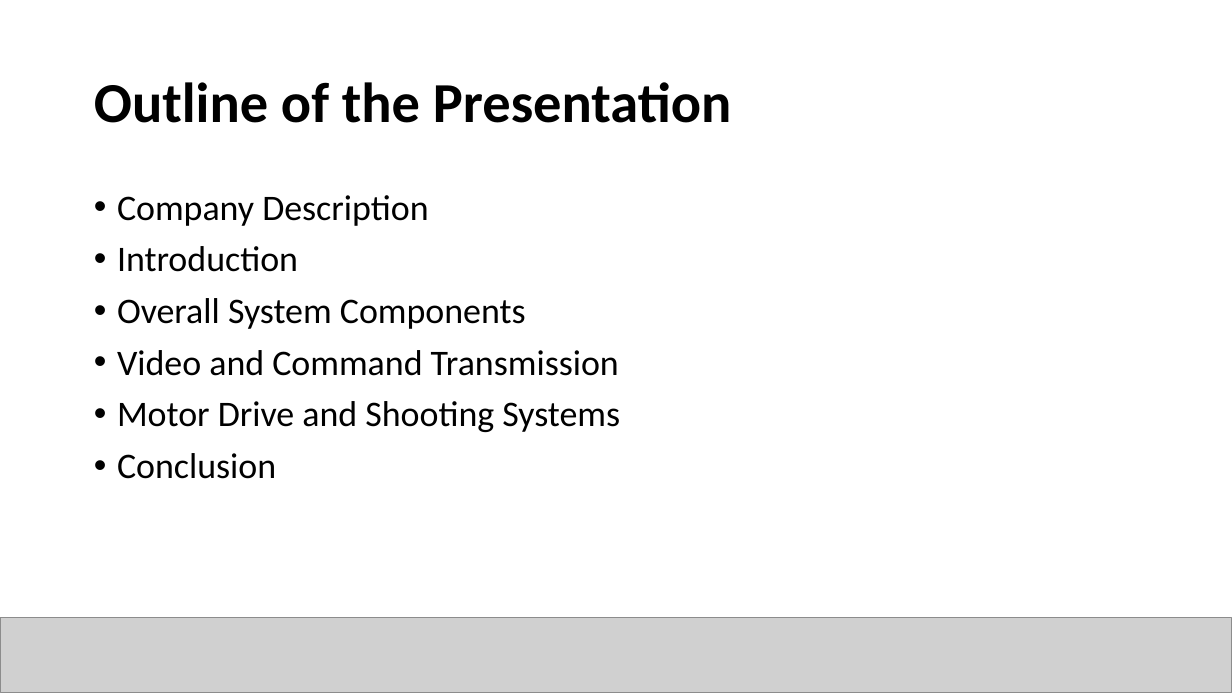
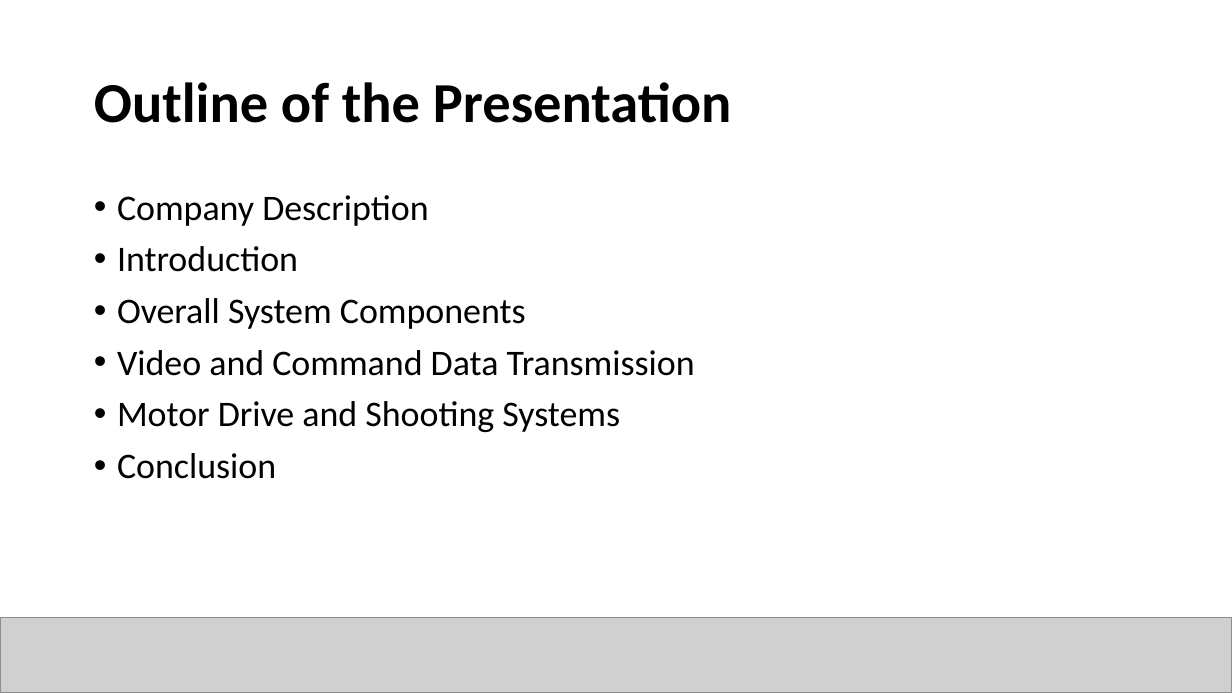
Before and after one commit to canerpotur/TROY-TECH, a slide deck: slide 3 of Troy Tech - Presentation/TROY- Hasan OZKARA_yeni.pptx. Drawn at 1232x693 pixels with LibreOffice and Linux fonts; fonts in the diff are those of the drawing; grey boxes stand for pictures. Boxes give left, top, right and bottom in pixels: in the first picture for what was removed or moved away, otherwise in the second. Text is boxed around its words. In the diff, an @@ line names an element or a change of style, - is before the commit and + after.

```diff
--- a/Troy Tech - Presentation/TROY- Hasan OZKARA_yeni.pptx
+++ b/Troy Tech - Presentation/TROY- Hasan OZKARA_yeni.pptx
@@ text at box(117, 350, 695, 376): text changed @@
-• Video and Command Transmission
+• Video and Command Data Transmission
```
Also in this commit, not shown: 3 other slides changed.
